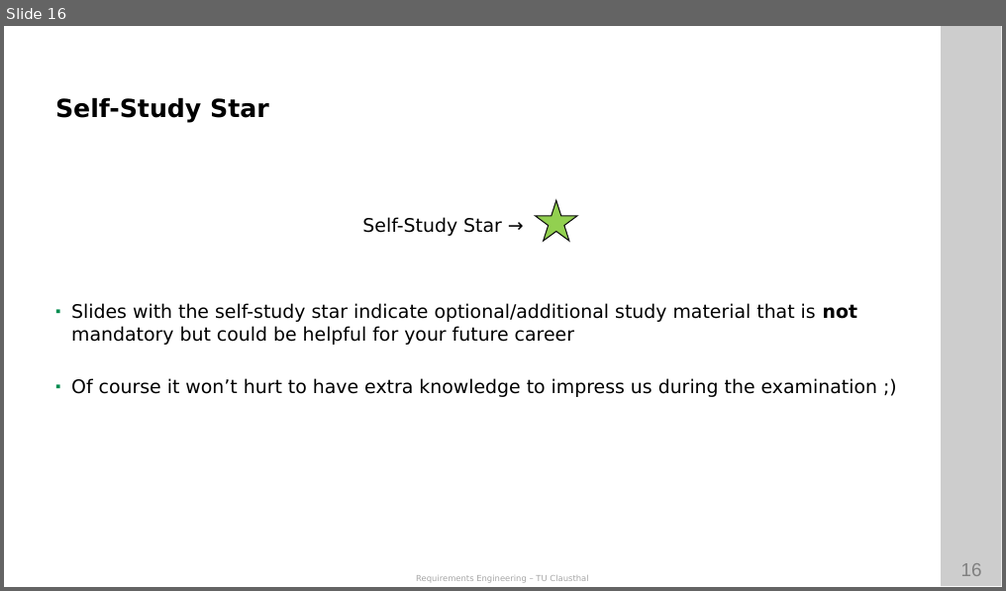
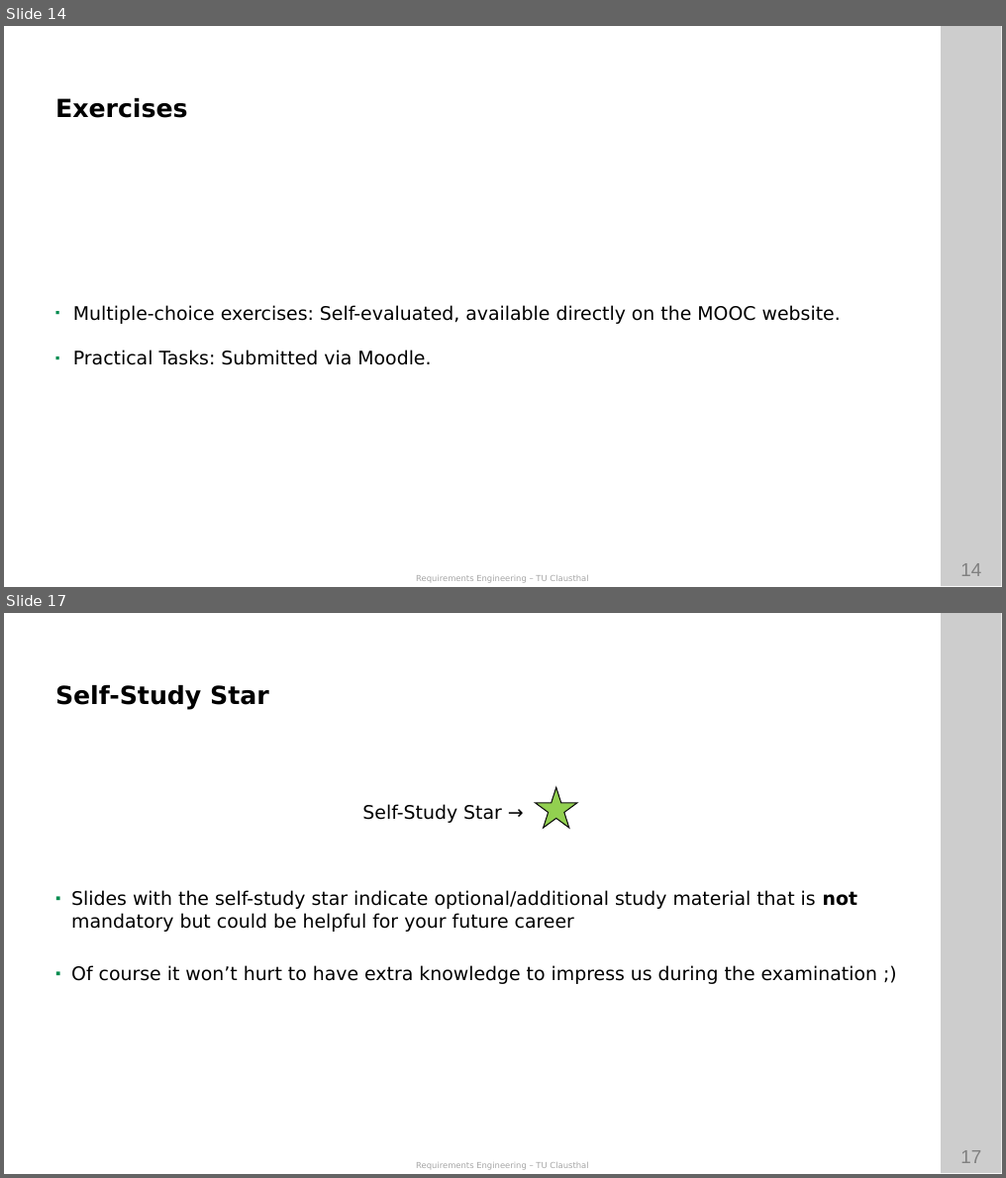
Before and after one commit to ETCE-LAB/teaching-material, a slide deck: Requirements-Engineering/RE-L00-Organization.pptx. Shown one above the other, each under a label of ours: slide 16 before the commit, slides 14 and 17 after it; the slides between them are not shown. The pictures are 1006x591 and 1006x1178 pixels, drawn with LibreOffice and Linux fonts; fonts in the diff are those of the drawing; background and template pictures are left out. Boxes give left, top, right and bottom in pixels: in the first picture for what was removed or moved away, otherwise in the second. Text is boxed around its words. In the diff, an @@ line names an element or a change of style, - is before the commit and + after.

```diff
--- a/Requirements-Engineering/RE-L00-Organization.pptx
+++ b/Requirements-Engineering/RE-L00-Organization.pptx
@@ slide 14 added at (4,26,1002,587), background #FFFFFF; not listed: 4 template elements that a slide beside it also shows @@
@@ text added at (55,98,188,118), 24 pt, text #000000, bold @@
+Exercises
@@ text added at (73,305,841,366), 18 pt, text #000000 @@
+◾ Multiple-choice exercises: Self-evaluated, available directly on the MOOC website.
+◾ Practical Tasks: Submitted via Moodle.
@@ what was slide 16 is now slide 17 @@
@@ page number at (960,1151,981,1163): text changed @@
-16
+17
```
Also in this commit, not shown: 6 slides changed, 2 other files.
